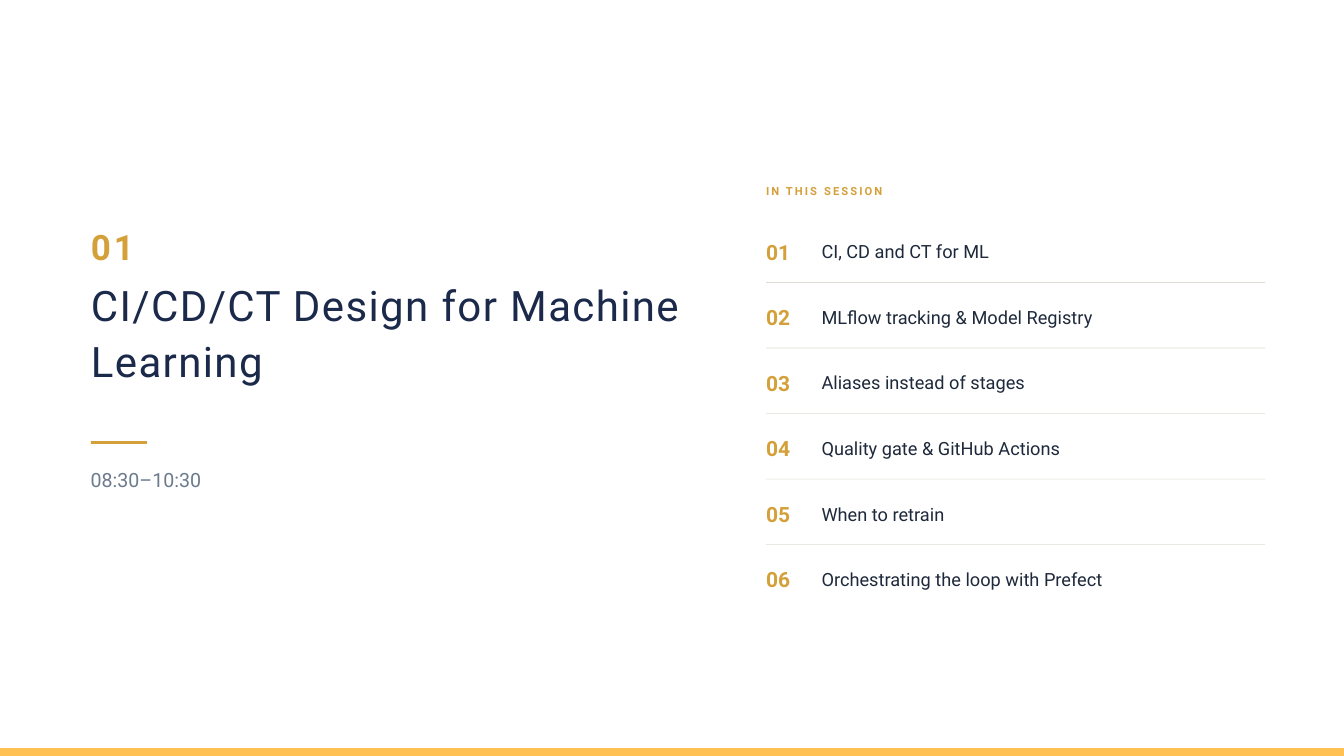
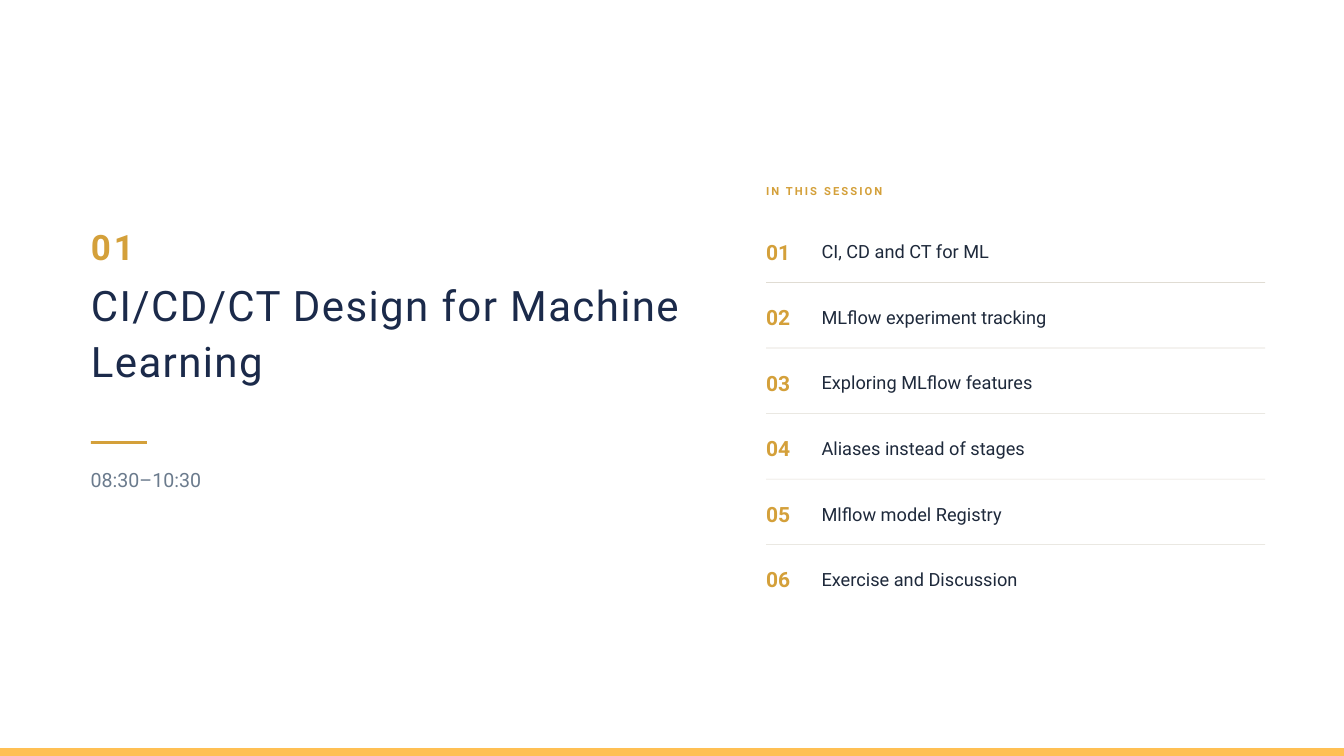
Before and after one commit to madeharta/latest-mlops-workshop, a slide deck: slide 10 of Materi MLOps Day-3.pptx (slide 9 before the commit). Drawn at 1344x756 pixels with LibreOffice and Linux fonts; fonts in the diff are those of the drawing; background and template pictures are left out. Boxes give left, top, right and bottom in pixels: in the first picture for what was removed or moved away, otherwise in the second. Text is boxed around its words. In the diff, an @@ line names an element or a change of style, - is before the commit and + after.

Commit message:
Add mlflow and evidently testing codes

```diff
--- a/Materi MLOps Day-3.pptx
+++ b/Materi MLOps Day-3.pptx
@@ text at bbox=[822, 310, 1046, 328]: text changed @@
-MLflow tracking & Model Registry
+MLflow experiment tracking
@@ text added at bbox=[822, 375, 1033, 393], 26 pt, text #1E293B @@
+Exploring MLflow features
@@ text "Aliases instead of stages": place and size @@
-text "Aliases instead of stages" at bbox=[822, 375, 1024, 393]
+text "Aliases instead of stages" at bbox=[822, 441, 1024, 459]
@@ text removed at bbox=[822, 441, 1060, 459] @@
-Quality gate & GitHub Actions
@@ text at bbox=[822, 507, 1002, 525]: text changed @@
-When to retrain
+Mlflow model Registry
@@ text at bbox=[822, 572, 1018, 586]: text changed @@
-Orchestrating the loop with Prefect
+Exercise and Discussion
```
Also in this commit, not shown: 14 other slides changed, 19 slides added, 21 slides removed, 16 other files.
